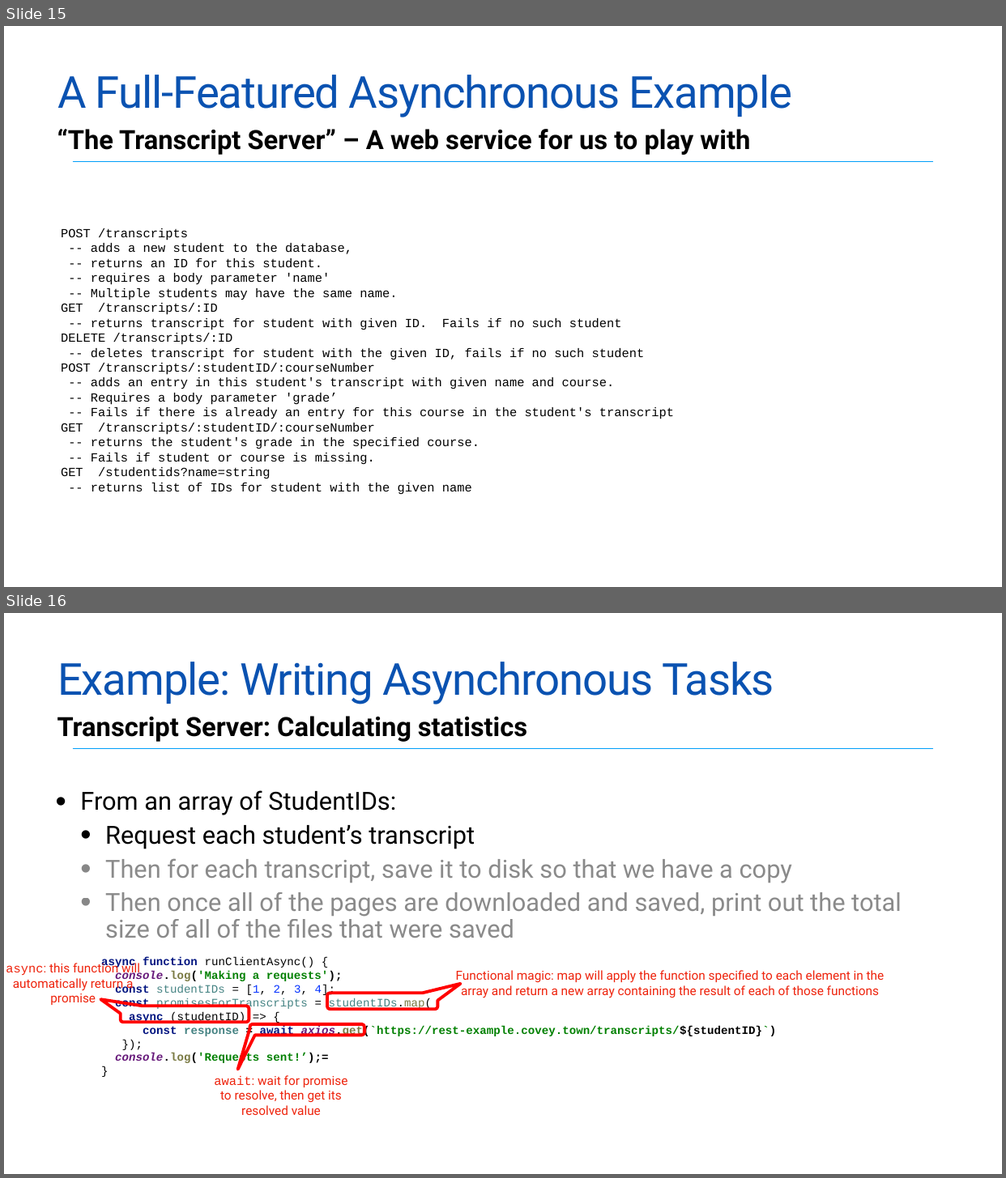
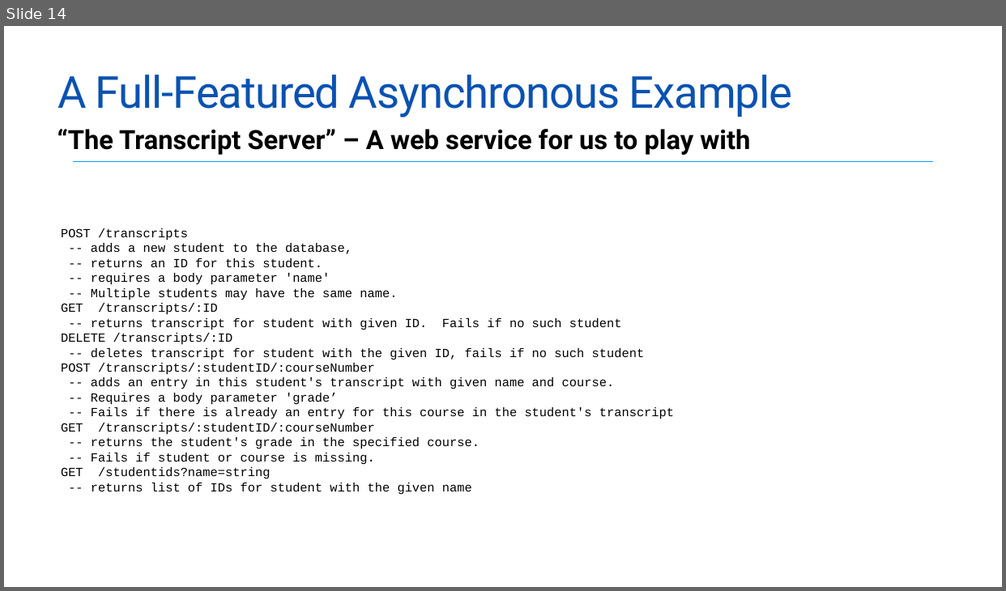
Before and after one commit to neu-se/CS4530-Spring-2022, a slide deck: Slides/Lesson 4.2 Asynchronous Programming.pptx. Shown one above the other, each under a label of ours: slides 15 and 16 before the commit, slide 14 after it. The pictures are 1006x1178 and 1006x591 pixels, drawn with LibreOffice and Linux fonts; fonts in the diff are those of the drawing. Boxes give left, top, right and bottom in pixels: in the first picture for what was removed or moved away, otherwise in the second. Text is boxed around its words. In the diff, an @@ line names an element or a change of style, - is before the commit and + after.

Commit message:
revised L4.2 examples (#17)

```diff
--- a/Slides/Lesson 4.2 Asynchronous Programming.pptx
+++ b/Slides/Lesson 4.2 Asynchronous Programming.pptx
@@ slide 16 removed at [4,613,1002,1174], background #FFFFFF; not listed: 1 template element that a slide beside it also shows @@
@@ title removed at [57,662,774,705] @@
-Example: Writing Asynchronous Tasks
@@ text removed at [57,716,527,742] @@
-Transcript Server: Calculating statistics
@@ text removed at [80,790,901,938] @@
-• From an array of StudentIDs:
-  • Request each student’s transcript
-  • Then for each transcript, save it to disk so that we have a copy
-  • Then once all of the pages are downloaded and saved, print out the total size of all of the files that were saved
@@ freeform shape removed at [4,959,147,1008] @@
-async: this function will automatically return a promise
@@ text removed at [101,957,777,1065] @@
-async function runClientAsync() {
-console.log('Making a requests');
-const studentIDs = [1, 2, 3, 4];
-const promisesForTranscripts = studentIDs.map(
-async (studentID) => {
-const response = await axios.get(`https://rest-example.covey.town/transcripts/${studentID}`)
-});
-console.log('Requests sent!’);=
-}
@@ free removed at [453,959,889,1008] @@
-Functional magic: map will apply the function specified to each element in the array and return a new array containing the result of each of those functions
@@ freeform shape removed at [100,1000,249,1023] @@
@@ freeform shape removed at [327,984,461,1010] @@
@@ freeform shape removed at [238,1024,364,1069] @@
@@ free removed at [208,1071,355,1120] @@
-await: wait for promise to resolve, then get its resolved value
@@ what was slide 15 is now slide 14 @@
```
Also in this commit, not shown: 6 slides changed, 5 slides added, 2 other slides removed, 2 other files.
